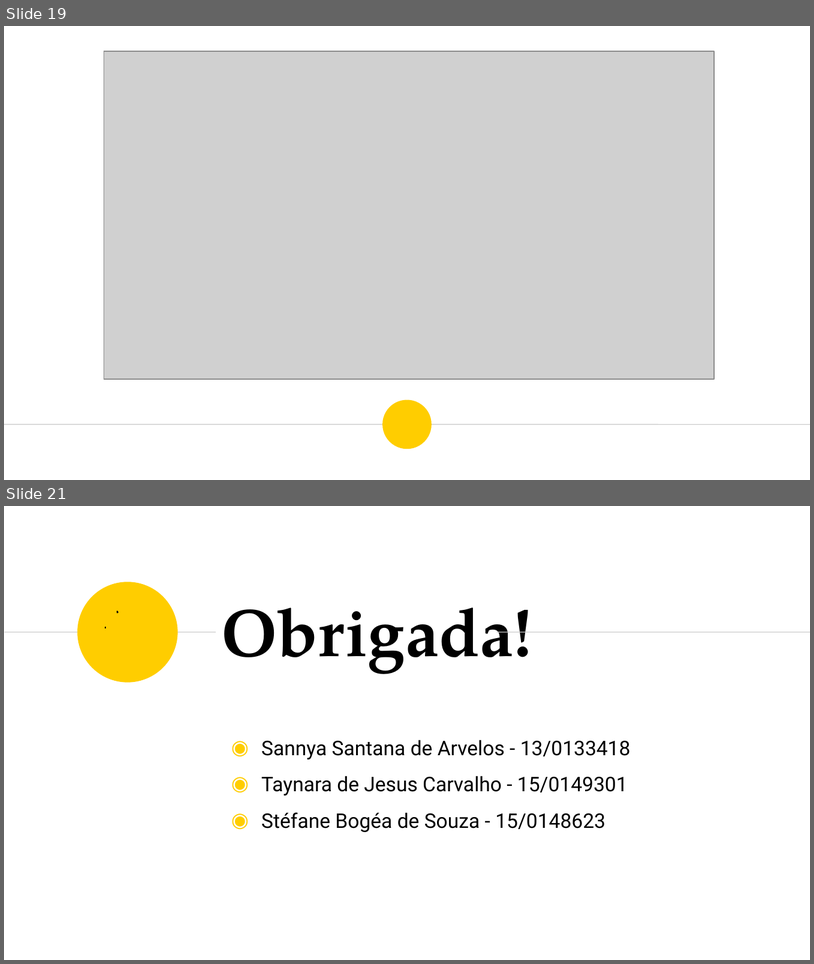
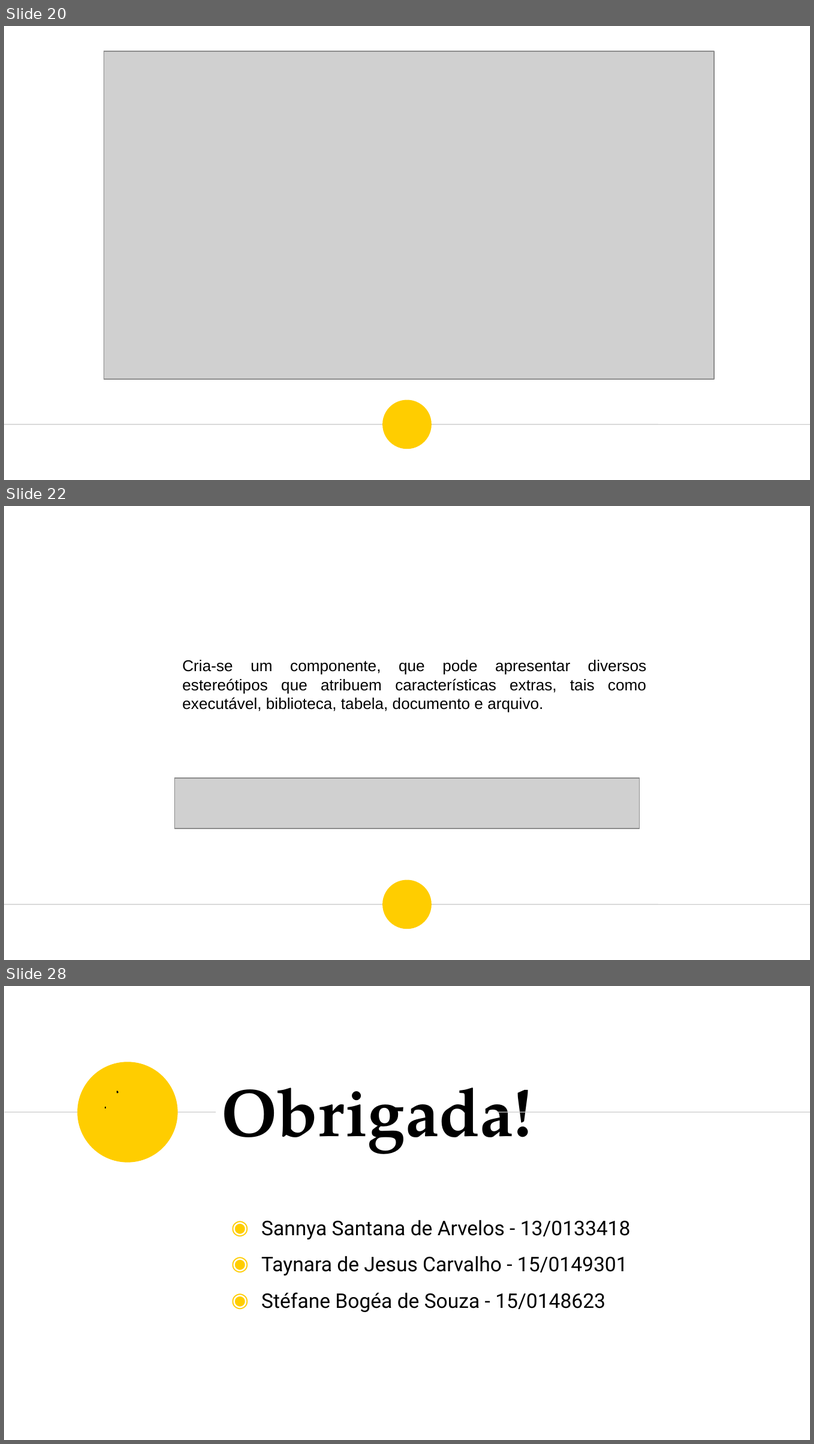
Before and after one commit to fga-eps-mds/A-Disciplina-MDS-EPS, a slide deck: MDS_Material/Diagrama_Componentes/Diagrama de Componentes - Apresentacao.odp. Shown one above the other, each under a label of ours: slides 19 and 21 before the commit, slides 20, 22 and 28 after it; the slides between them are not shown. The pictures are 814x964 and 814x1444 pixels, drawn with LibreOffice and Linux fonts; fonts in the diff are those of the drawing; grey boxes stand for pictures. Boxes give left, top, right and bottom in pixels: in the first picture for what was removed or moved away, otherwise in the second. Text is boxed around its words. In the diff, an @@ line names an element or a change of style, - is before the commit and + after.

```diff
--- a/MDS_Material/Diagrama_Componentes/Diagrama de Componentes - Apresentacao.odp
+++ b/MDS_Material/Diagrama_Componentes/Diagrama de Componentes - Apresentacao.odp
@@ slide 22 added at [4,506,810,960], background #FFFFFF; not listed: 2 template elements that a slide beside it also shows @@
@@ text added at [182,660,647,712], 14 pt, text #000000 @@
+Cria-se um componente, que pode apresentar diversos estereótipos que atribuem características extras, tais como executável, biblioteca, tabela, documento e arquivo.
@@ picture added at [174,778,639,828] @@
@@ what was slide 19 is now slide 20 @@
@@ what was slide 21 is now slide 28 @@
```
Also in this commit, not shown: 1 slide changed, 6 other slides added.
